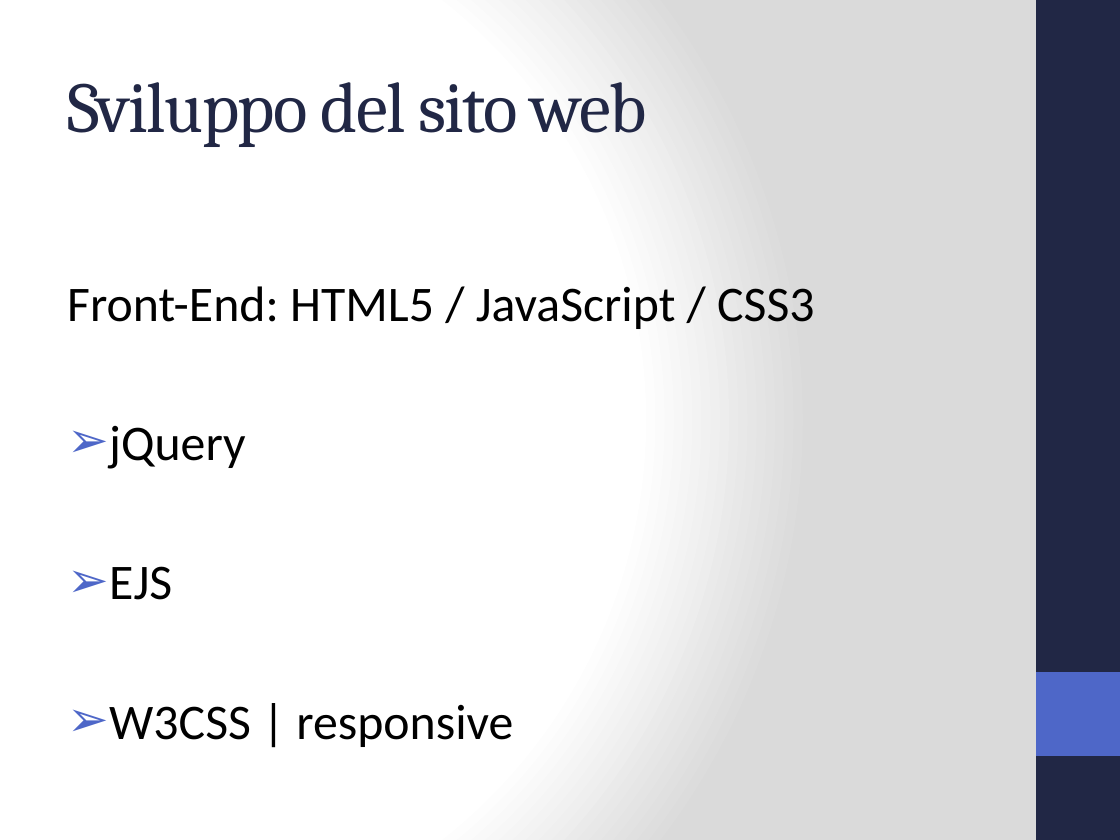
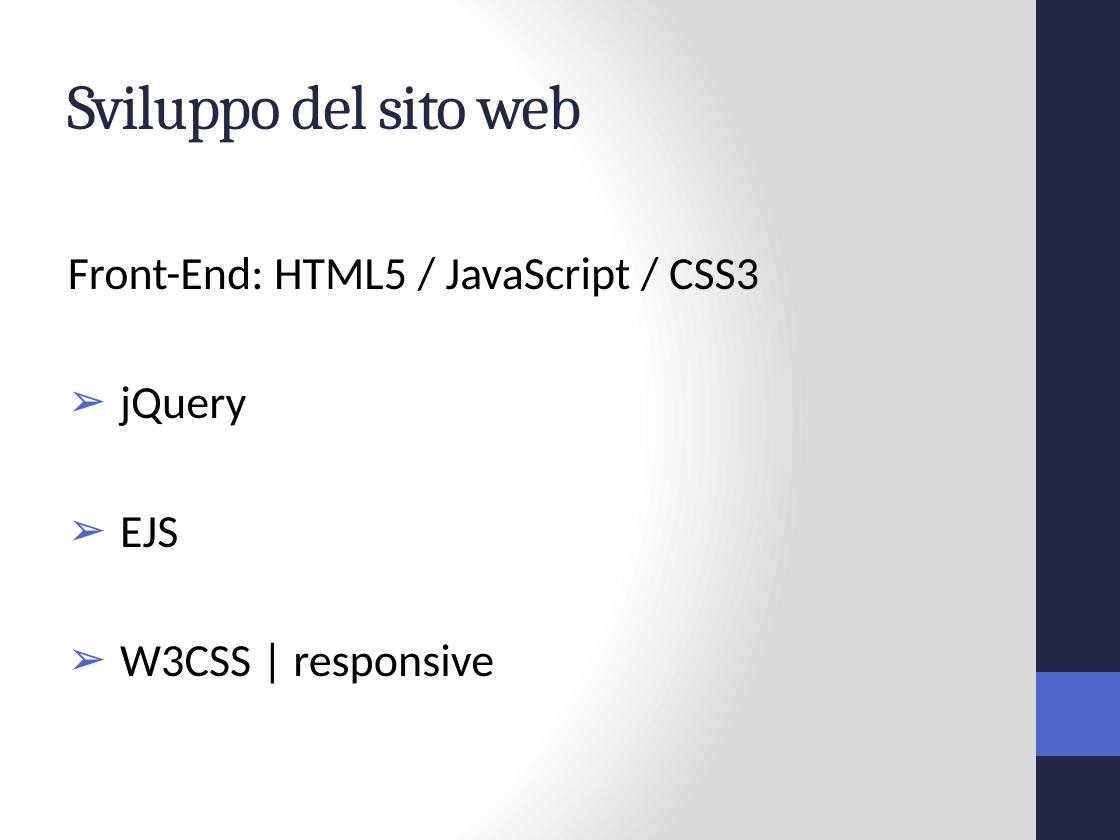
Before and after one commit to Jolsty/SimSim, a slide deck: slide 7 of Tesi_Sistema_Accessi_IoT_Andrei_Ciulpan_872394/presentazione/Sistema Accessi IoT.pptx. Drawn at 1120x840 pixels with LibreOffice and Linux fonts; fonts in the diff are those of the drawing. Boxes give left, top, right and bottom in pixels: in the first picture for what was removed or moved away, otherwise in the second. Text is boxed around its words. In the diff, an @@ line names an element or a change of style, - is before the commit and + after.

```diff
--- a/Tesi_Sistema_Accessi_IoT_Andrei_Ciulpan_872394/presentazione/Sistema Accessi IoT.pptx
+++ b/Tesi_Sistema_Accessi_IoT_Andrei_Ciulpan_872394/presentazione/Sistema Accessi IoT.pptx
@@ title "Sviluppo del sito web" at (x1=67, y1=84, x2=581, y2=143): size 46 to 41 pt @@
@@ text "Front-End: HTML5 / JavaScript / ..." moved from (x1=67, y1=286, x2=814, y2=747) to (x1=68, y1=257, x2=759, y2=684) @@
@@ text "Front-End: HTML5 / JavaScript / ..." at (x1=68, y1=257, x2=759, y2=684): size 32 to 29.6 pt @@
```
Also in this commit, not shown: 8 other slides changed, 4 other files.
